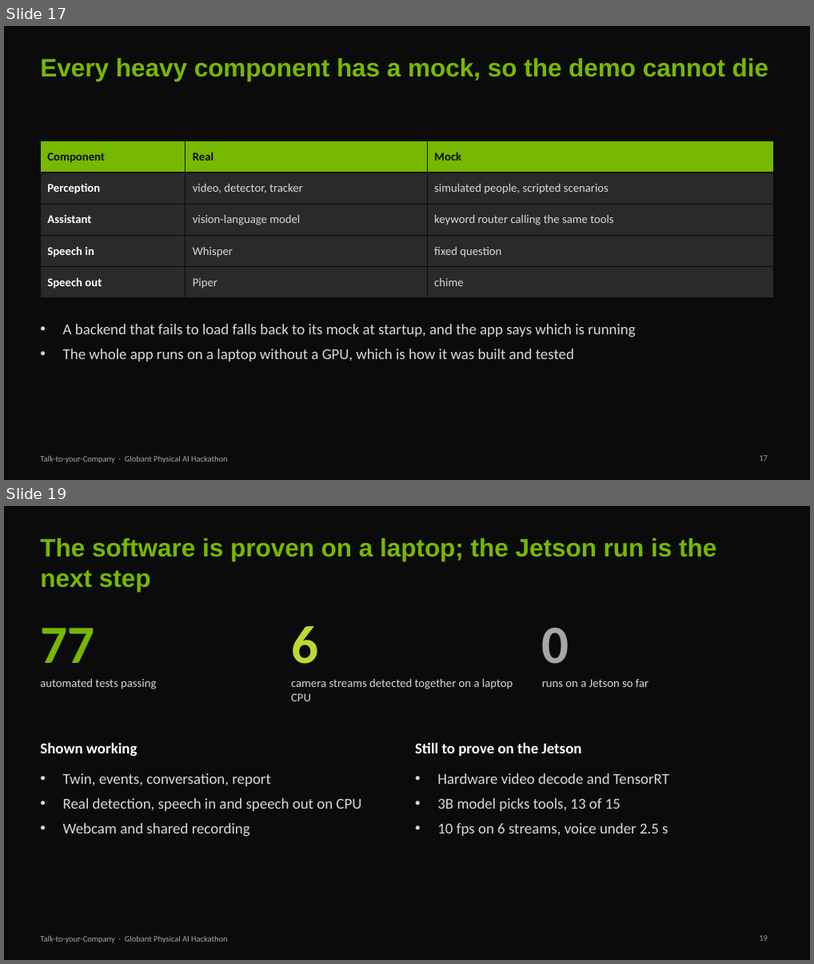
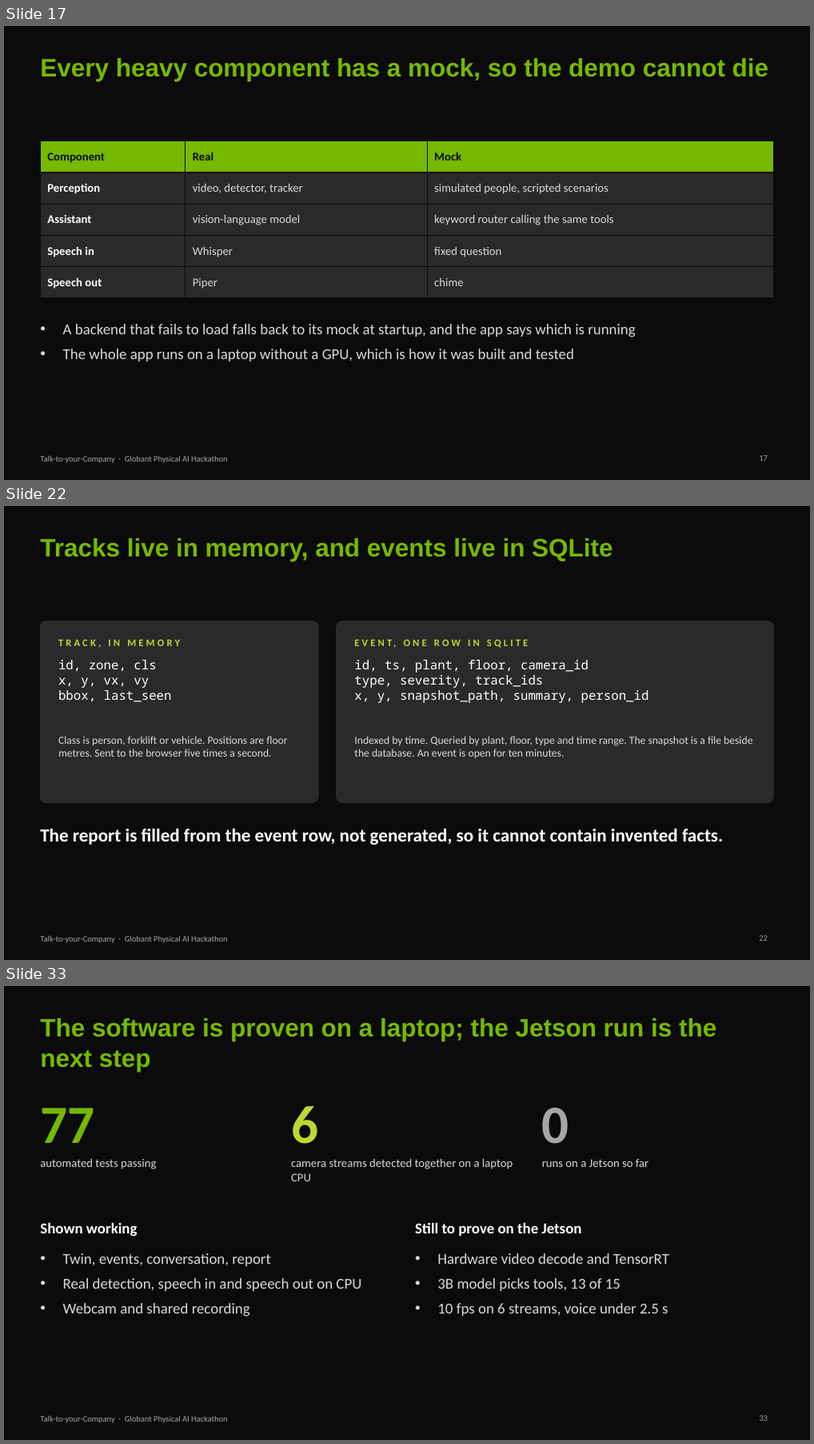
Before and after one commit to Yash-Kavaiya/talk-to-your-company, a slide deck: presentation/talk-to-your-company.pptx. Shown one above the other, each under a label of ours: slides 17 and 19 before the commit, slides 17, 22 and 33 after it; the slides between them are not shown. The pictures are 814x964 and 814x1444 pixels, drawn with LibreOffice and Linux fonts; fonts in the diff are those of the drawing. Boxes give left, top, right and bottom in pixels: in the first picture for what was removed or moved away, otherwise in the second. Text is boxed around its words. In the diff, an @@ line names an element or a change of style, - is before the commit and + after.

```diff
--- a/presentation/talk-to-your-company.pptx
+++ b/presentation/talk-to-your-company.pptx
@@ slide 22 added at [4, 506, 810, 960], background #0B0B0B; not listed: 1 template element that a slide beside it also shows @@
@@ title added at [40, 538, 613, 561], 30 pt, text #76B900, bold @@
+Tracks live in memory, and events live in SQLite
@@ rounded rectangle added at [40, 621, 318, 803], fill #2A2A2A, outline #2A2A2A 1 pt @@
@@ rounded rectangle added at [337, 621, 774, 803], fill #2A2A2A, outline #2A2A2A 1 pt @@
@@ text added at [58, 640, 180, 648], 12 pt, text #BFD732, bold @@
+TRACK, IN MEMORY
@@ text added at [355, 633, 756, 651], 12 pt, text #BFD732, bold @@
+EVENT, ONE ROW IN SQLITE
@@ text added at [58, 660, 172, 702], 15 pt, text #FFFFFF @@
+id, zone, cls
+x, y, vx, vy
+bbox, last_seen
@@ text added at [354, 660, 650, 703], 15 pt, text #FFFFFF @@
+id, ts, plant, floor, camera_id
+type, severity, track_ids
+x, y, snapshot_path, summary, person_id
@@ text added at [58, 736, 287, 756], 13 pt, text #D9D9D9 @@
+Class is person, forklift or vehicle. Positions are floor metres. Sent to the browser five times a second.
@@ text added at [354, 736, 753, 758], 13 pt, text #D9D9D9 @@
+Indexed by time. Queried by plant, floor, type and time range. The snapshot is a file beside the database. An event is open for ten minutes.
@@ text added at [40, 828, 723, 844], 22 pt, text #FFFFFF, bold @@
+The report is filled from the event row, not generated, so it cannot contain invented facts.
@@ page number added at [759, 935, 768, 940], 10 pt, text #A6A6A6 @@
+22
@@ what was slide 19 is now slide 33 @@
```
Also in this commit, not shown: 1 slide changed, 13 other slides added, 7 other files.
